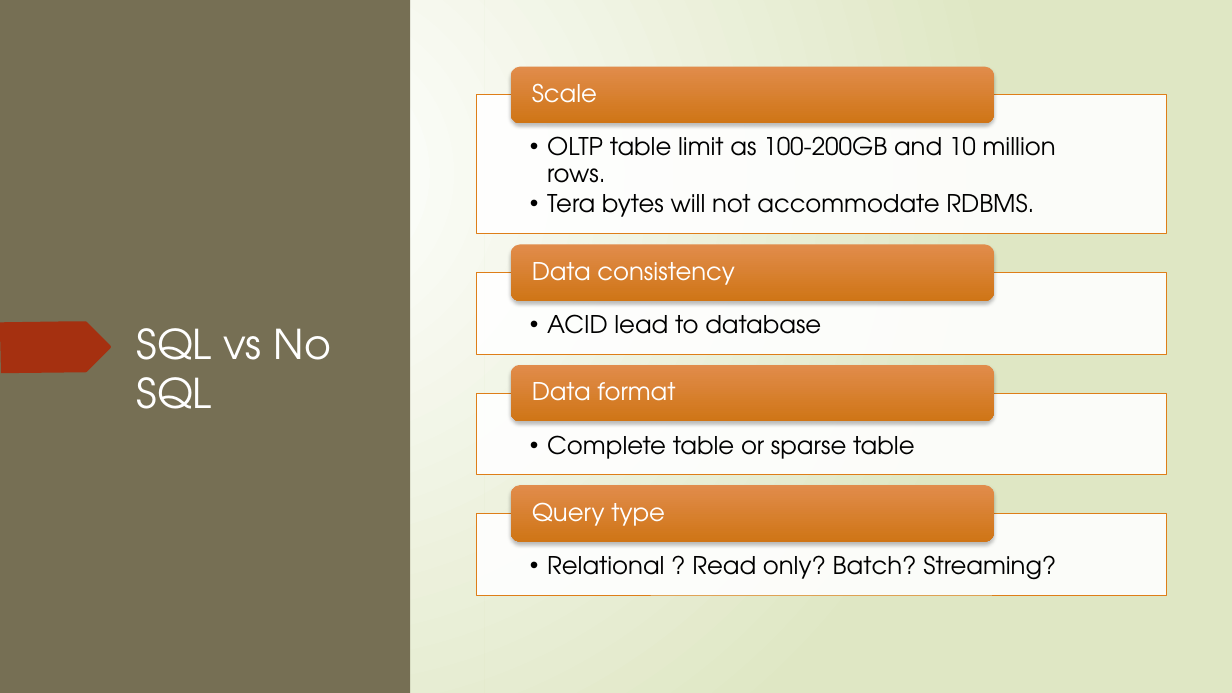
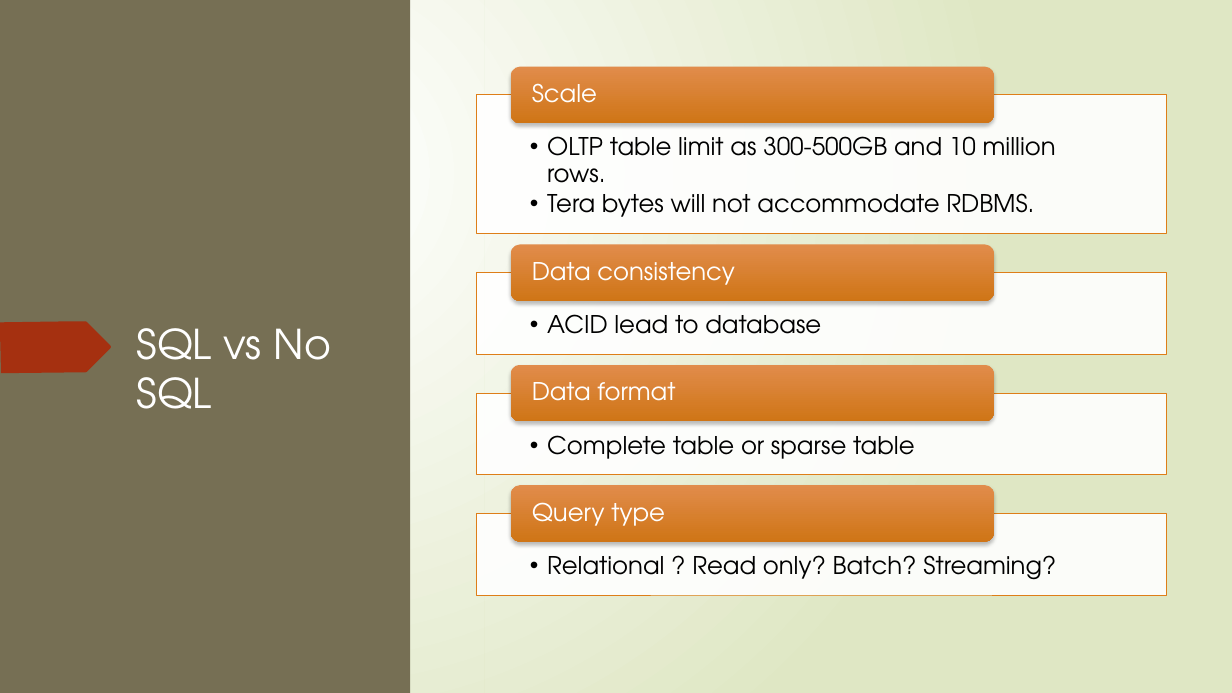
Before and after one commit to huanminwu/LeetCode, a slide deck: slide 12 of Cloud/Design Principle.pptx. Drawn at 1232x693 pixels with LibreOffice and Linux fonts; fonts in the diff are those of the drawing. Boxes give left, top, right and bottom in pixels: in the first picture for what was removed or moved away, otherwise in the second. Text is boxed around its words. In the diff, an @@ line names an element or a change of style, - is before the commit and + after.

Commit message:
update document

```diff
--- a/Cloud/Design Principle.pptx
+++ b/Cloud/Design Principle.pptx
@@ text at [547,136,1056,183]: text changed @@
-  • OLTP table limit as 100-200GB and 10 million rows.
+  • OLTP table limit as 300-500GB and 10 million rows.
```
